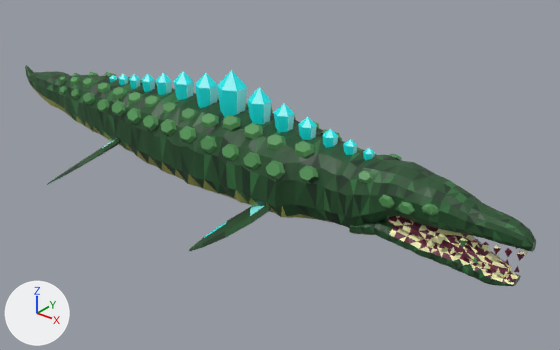
The FBX model MEGA BITE/Art/Mosasaurus_T6/export/Mosasaurus_T6.fbx: old version first, new version second.
Before and after are seen from a 50 mm lens placed at (1.65, -5.13, 3.09), pointed at (-2.66, 0.26, -0.25). The lights are fixed; the arrows at lower left show +X, +Y and +Z. The first picture is the older version. Vertices at exactly the same position are counted once.

In view in the first picture: 'Mosasaurus_T6', 'Mosasaurus_T6_Crystals'.
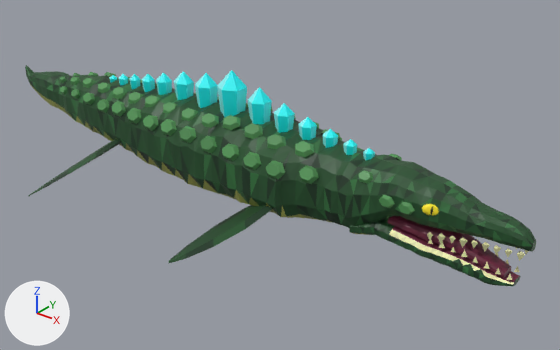
The change in detail:
me_mosasaurus_t6 is used by ob_mosasaurus_t6; location (0.0, 0.0, 0.0).
me_mosasaurus_t6 had 2778 vertices, 4280 faces and spanned x -6.4..0.0, y -0.9..0.9, z -0.64..0.47.
me_mosasaurus_t6 now has 2734 vertices, 4220 faces and spans x -6.4..0.0, y -1.06..1.06, z -0.76..0.47.
me_mosasaurus_t6 part 1: the loose piece of 30 vertices spanning x -4.95..-4.34, y -0.9..-0.16, z -0.63..-0.12 is scaled about its middle by 1.25, then moved by (-0.06, -0.07, -0.05).
me_mosasaurus_t6 part 2: the loose piece of 30 vertices spanning x -2.83..-2.19, y -0.9..-0.27, z -0.64..-0.15 is scaled about its middle by 1.25, then moved by (-0.06, -0.06, -0.05).
me_mosasaurus_t6 part 3: the loose piece of 22 vertices spanning x -0.84..-0.7, y -0.24..-0.16, z 0.14..0.24 is deleted.
me_mosasaurus_t6 part 4: 1187 kept faces spanning x -5.58..-0.04, y -0.48..0.48, z -0.29..0.47 get new texture (UV) coordinates.
Other edits to the shape of me_mosasaurus_t6 do not show in these pictures.
me_mosasaurus_t6_crystals has 196 vertices, 252 faces and spans x -4.79..-1.45, y -0.14..0.14, z 0.27..0.82.
me_mosasaurus_t6_crystals is used by ob_mosasaurus_t6_crystals; location (0.0, 0.0, 0.0).
me_mosasaurus_t6_crystals part 5: texture (UV) coordinates of 252 of 252 faces, centred in x -4.79..-1.45, y -0.1..0.1, z 0.27..0.71, changed; they spanned u 0.55..0.77, v 0.95..0.95 and now span u 0.51..0.73, v 0.95..0.95.
Mesh me_mosasaurus_t6_eyes is new.
It has 44 vertices, 60 faces and spans x -0.84..-0.704, y -0.243..0.243, z 0.139..0.235.
It uses material mat_mosasaurus_t6_mat (picture img_mosasaurus_t6_tex_png).
Object 'Mosasaurus_T6_Eyes' (ob_mosasaurus_t6_eyes) is new; it shows me_mosasaurus_t6_eyes.
Its location is (0.0, 0.0, 0.0).

Changed parts and their boxes [x1, y1, x2, y2] in the pictures (560 x 350 px; the box of a moved part takes in the faces that stretch with it):
'Mosasaurus_T6_Eyes', added: after [422, 204, 439, 216]
part 1 of me_mosasaurus_t6, moved or reshaped: before [47, 139, 120, 185]; after [28, 139, 120, 196]
part 2 of me_mosasaurus_t6, moved or reshaped: before [189, 206, 271, 251]; after [169, 205, 273, 263]
part 3 of me_mosasaurus_t6, deleted: before [422, 204, 439, 216]
part 4 of me_mosasaurus_t6, surface changed: [60, 73, 525, 284] in both
part 5 of me_mosasaurus_t6_crystals, surface changed: [109, 70, 375, 160] in both
